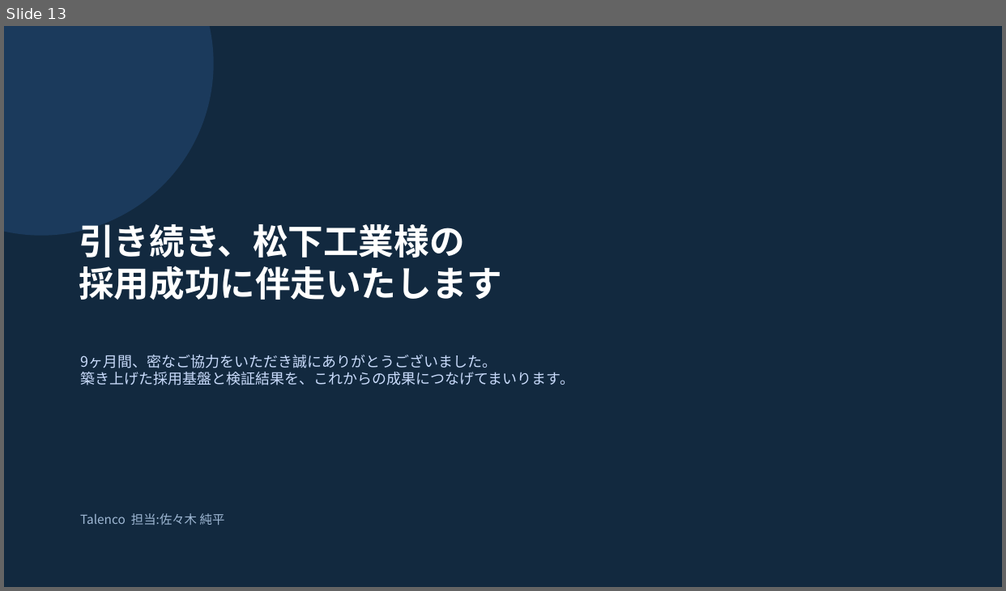
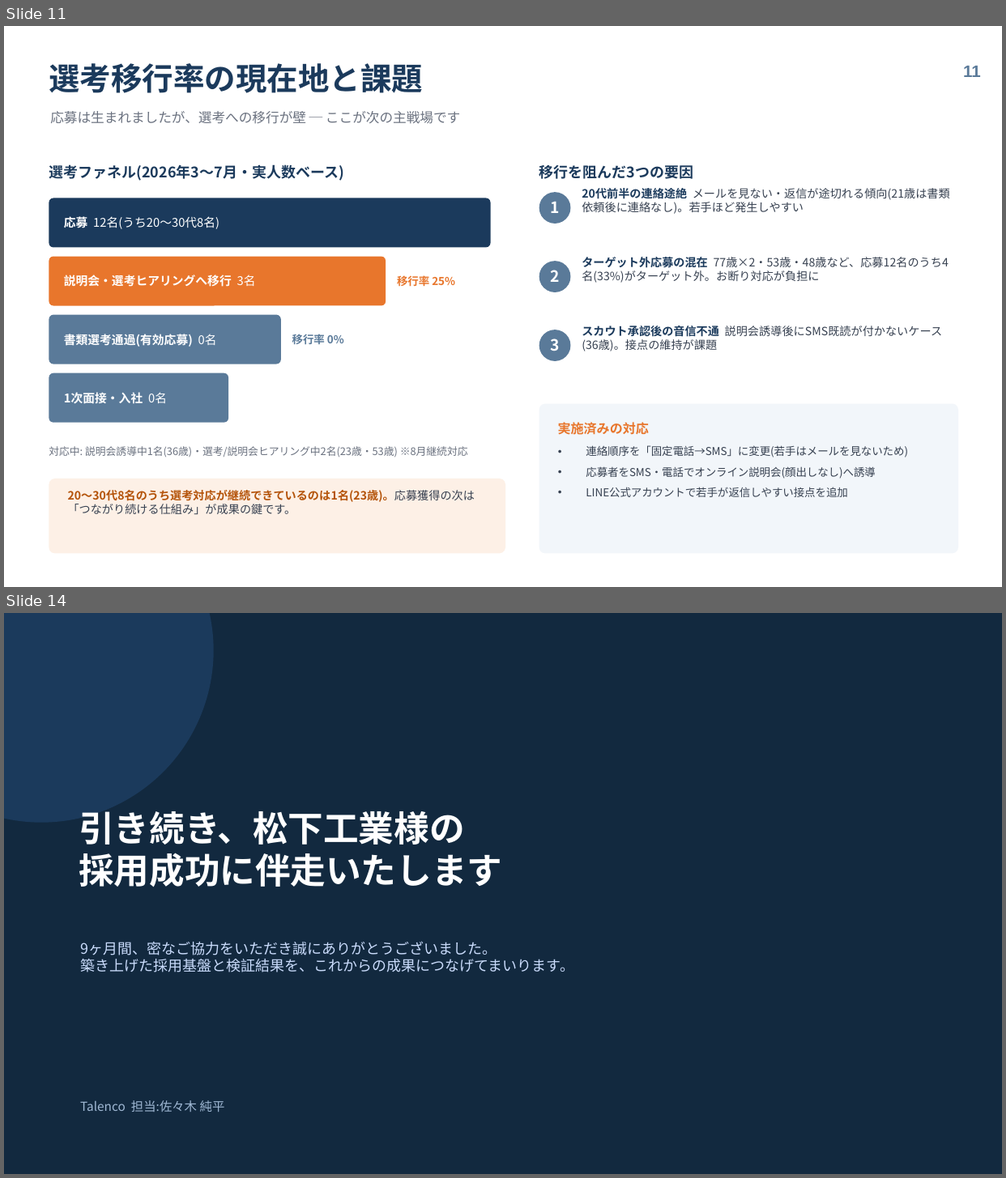
Before and after one commit to talenco0701/agency-agents, a slide deck: reports/matsushita-kogyo/松下工業様_採用強化支援_総括レポート.pptx. Shown one above the other, each under a label of ours: slide 13 before the commit, slides 11 and 14 after it; the slides between them are not shown. The pictures are 1006x591 and 1006x1178 pixels, drawn with LibreOffice and Linux fonts; fonts in the diff are those of the drawing. Boxes give left, top, right and bottom in pixels: in the first picture for what was removed or moved away, otherwise in the second. Text is boxed around its words. In the diff, an @@ line names an element or a change of style, - is before the commit and + after.

```diff
--- a/reports/matsushita-kogyo/松下工業様_採用強化支援_総括レポート.pptx
+++ b/reports/matsushita-kogyo/松下工業様_採用強化支援_総括レポート.pptx
@@ slide 11 added at (4,26,1002,587), background #FFFFFF @@
@@ text added at (49,63,423,93), 30 pt, text #1B3A5C, bold @@
+選考移行率の現在地と課題
@@ text added at (963,66,981,77), 16 pt, text #5A7A99, bold @@
+11
@@ text added at (50,111,460,124), 13 pt, text #6B7280 @@
+応募は生まれましたが、選考への移行が壁 ─ ここが次の主戦場です
@@ text added at (49,165,344,181), 14 pt, text #1B3A5C, bold @@
+選考ファネル(2026年3〜7月・実人数ベース)
@@ text added at (539,165,694,179), 14 pt, text #1B3A5C, bold @@
+移行を阻んだ3つの要因
@@ ellipse added at (539,192,571,224), fill #5A7A99 @@
@@ text added at (582,188,950,214), 11 pt, text #374151 @@
+20代前半の連絡途絶 メールを見ない・返信が途切れる傾向(21歳は書類依頼後に連絡なし)。若手ほど発生しやすい
@@ rounded rectangle added at (49,199,491,248), fill #1B3A5C @@
@@ text added at (64,216,219,229), 11.5 pt, text #FFFFFF @@
+応募 12名(うち20〜30代8名)
@@ text added at (550,201,559,213), 15 pt, text #FFFFFF, bold @@
+1
@@ rounded rectangle added at (49,257,386,306), fill #E8762C @@
@@ ellipse added at (539,261,571,292), fill #5A7A99 @@
@@ text added at (582,257,948,283), 11 pt, text #374151 @@
+ターゲット外応募の混在 77歳×2・53歳・48歳など、応募12名のうち4名(33%)がターゲット外。お断り対応が負担に
@@ text added at (64,275,256,287), 11.5 pt, text #FFFFFF, bold @@
+説明会・選考ヒアリングへ移行 3名
@@ text added at (397,275,455,286), 10.5 pt, text #E8762C, bold @@
+移行率 25%
@@ text added at (550,270,559,282), 15 pt, text #FFFFFF, bold @@
+2
@@ rounded rectangle added at (49,315,281,365), fill #5A7A99 @@
@@ text added at (64,334,217,347), 11.5 pt, text #FFFFFF, bold @@
+書類選考通過(有効応募) 0名
@@ text added at (292,334,344,344), 10.5 pt, text #5A7A99, bold @@
+移行率 0%
@@ ellipse added at (539,330,571,361), fill #5A7A99 @@
@@ text added at (550,339,559,351), 15 pt, text #FFFFFF, bold @@
+3
@@ text added at (582,326,942,352), 11 pt, text #374151 @@
+スカウト承認後の音信不通 説明会誘導後にSMS既読が付かないケース(36歳)。接点の維持が課題
@@ rounded rectangle added at (49,373,228,423), fill #5A7A99 @@
@@ text added at (64,392,167,404), 11.5 pt, text #FFFFFF, bold @@
+1次面接・入社 0名
@@ rounded rectangle added at (539,404,958,554), fill #F2F6FA @@
@@ text added at (558,422,649,435), 12.5 pt, text #E8762C, bold @@
+実施済みの対応
@@ text added at (49,446,468,458), 10 pt, text #6B7280 @@
+対応中: 説明会誘導中1名(36歳)・選考/説明会ヒアリング中2名(23歳・53歳) ※8月継続対応
@@ text added at (586,446,908,497), 10.5 pt, text #374151 @@
+• 連絡順序を「固定電話→SMS」に変更(若手はメールを見ないため)
+• 応募者をSMS・電話でオンライン説明会(顔出しなし)へ誘導
+• LINE公式アカウントで若手が返信しやすい接点を追加
@@ rounded rectangle added at (49,479,505,554), fill #FDF0E6 @@
@@ text added at (68,490,475,515), 11 pt, text #B45309, bold @@
+20〜30代8名のうち選考対応が継続できているのは1名(23歳)。応募獲得の次は「つながり続ける仕組み」が成果の鍵です。
@@ what was slide 13 is now slide 14 @@
```
Also in this commit, not shown: 6 slides changed, 1 other file.
